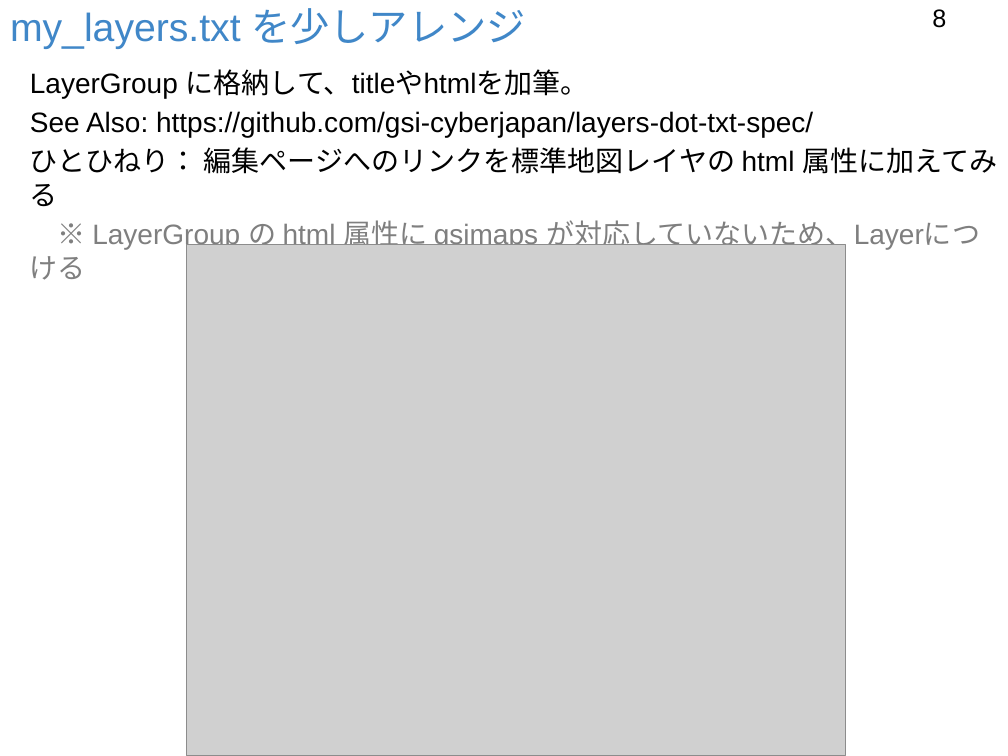
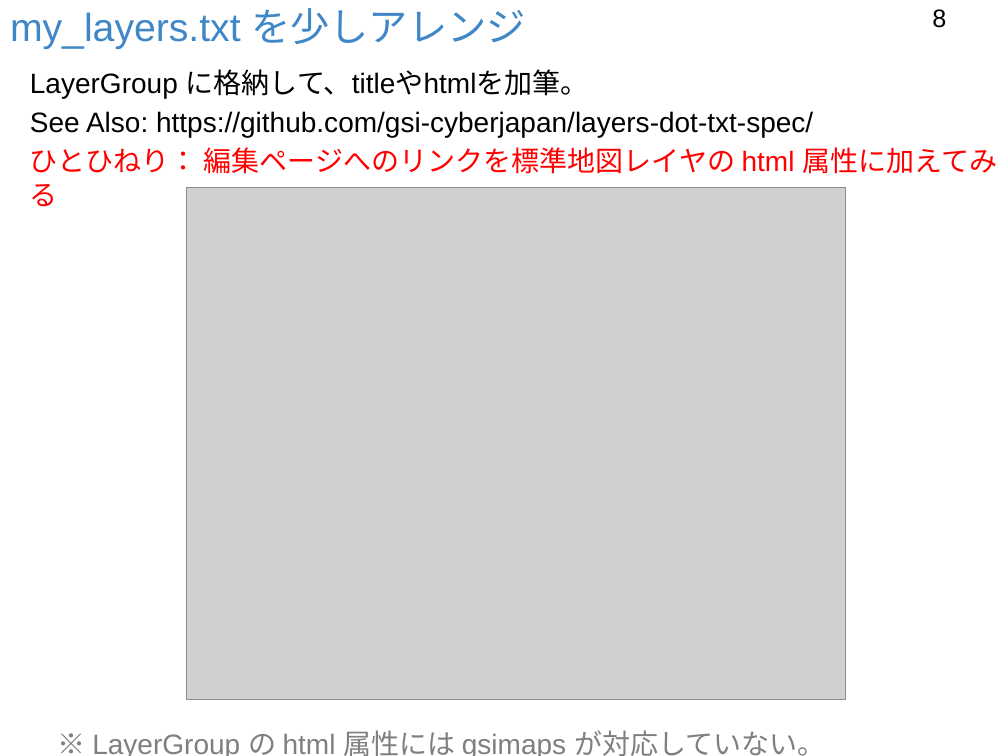
Before and after one commit to foss4g-tokyo-vt/slides, a slide deck: slide 8 of 151009ベクトルタイル利用サイトを作ろうPt.3.pptx. Drawn at 1008x756 pixels with LibreOffice and Linux fonts; fonts in the diff are those of the drawing; grey boxes stand for pictures; background and template pictures are left out. Boxes give left, top, right and bottom in pixels: in the first picture for what was removed or moved away, otherwise in the second. Text is boxed around its words. In the diff, an @@ line names an element or a change of style, - is before the commit and + after.

```diff
--- a/151009ベクトルタイル利用サイトを作ろうPt.3.pptx
+++ b/151009ベクトルタイル利用サイトを作ろうPt.3.pptx
@@ text at bbox=[30, 147, 997, 207]: text colour #000000 to #FF0000 in "ひとひねり： 編集ページへのリンクを標準地図レイヤの html 属性に加えてみる" @@
@@ picture: place and size @@
-picture at bbox=[186, 244, 846, 756]
+picture at bbox=[186, 187, 846, 700]
@@ text at bbox=[92, 730, 826, 756]: text changed @@
-※ LayerGroup の html 属性に gsimaps が対応していないため、Layerにつける
+※ LayerGroup の html 属性には gsimaps が対応していない。
```
Also in this commit, not shown: 1 other slide changed, 2 slides added, 2 other files.
